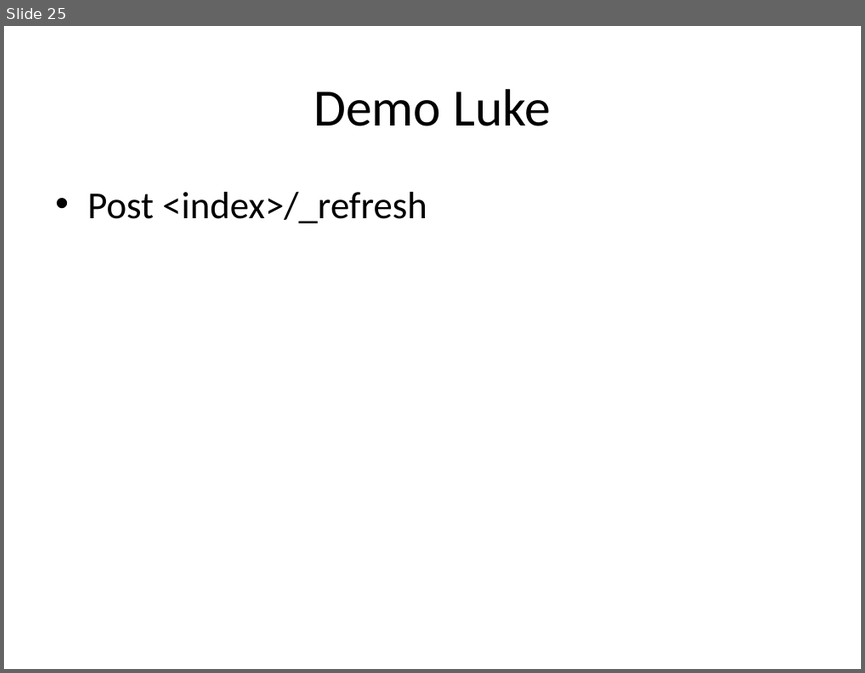
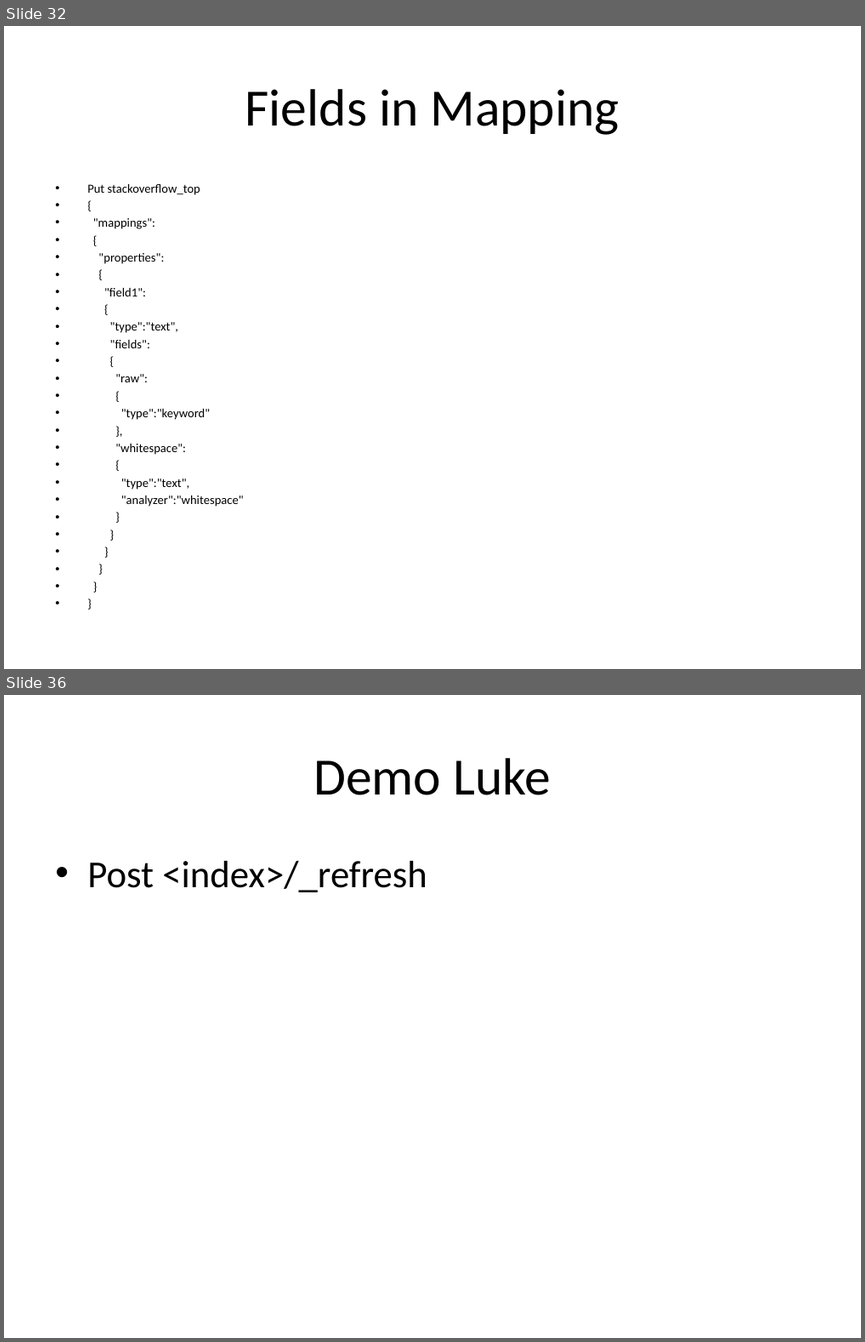
Before and after one commit to pavanarya/MySessions, a slide deck: Elastic Search - Copy.pptx. Shown one above the other, each under a label of ours: slide 25 before the commit, slides 32 and 36 after it; the slides between them are not shown. The pictures are 865x673 and 865x1342 pixels, drawn with LibreOffice and Linux fonts; fonts in the diff are those of the drawing. Boxes give left, top, right and bottom in pixels: in the first picture for what was removed or moved away, otherwise in the second. Text is boxed around its words. In the diff, an @@ line names an element or a change of style, - is before the commit and + after.

```diff
--- a/Elastic Search - Copy.pptx
+++ b/Elastic Search - Copy.pptx
@@ slide 32 added at box(4, 26, 861, 669), background #FFFFFF @@
@@ title added at box(245, 89, 619, 135), 44 pt, text #000000 @@
+Fields in Mapping
@@ text added at box(87, 184, 244, 506), 10.4 pt, text #000000 @@
+• Put stackoverflow_top
+• {
+• "mappings":
+• {
+• "properties":
+• {
+• "field1":
+• {
+• "type":"text",
+• "fields":
+• {
+• "raw":
+• {
+• "type":"keyword"
+• },
+• "whitespace":
+• {
+• "type":"text",
+• "analyzer":"whitespace"
+• }
+• }
+• }
+• }
+• }
+• }
@@ what was slide 25 is now slide 36 @@
```
Also in this commit, not shown: 10 other slides added, 2 slides removed, 1 other file.
